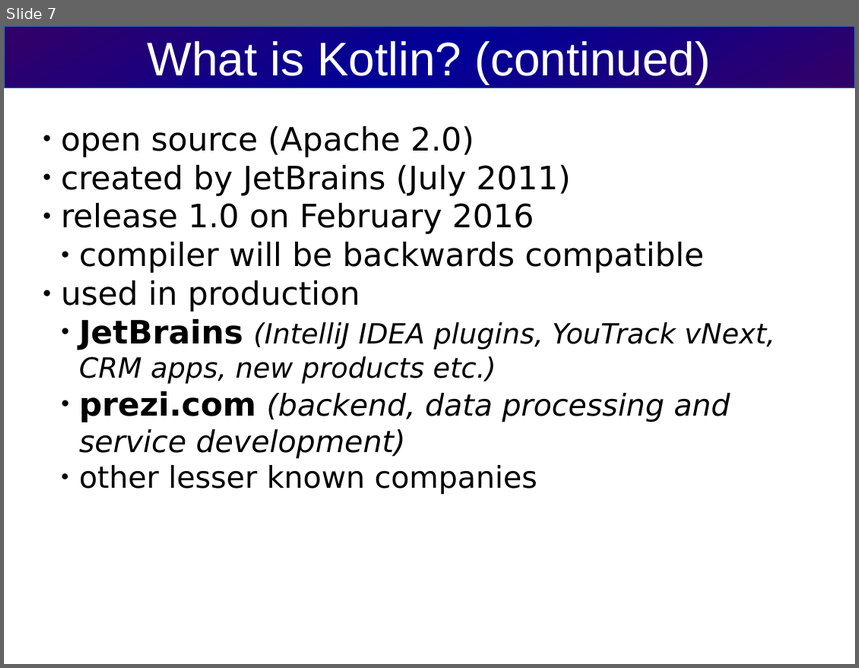
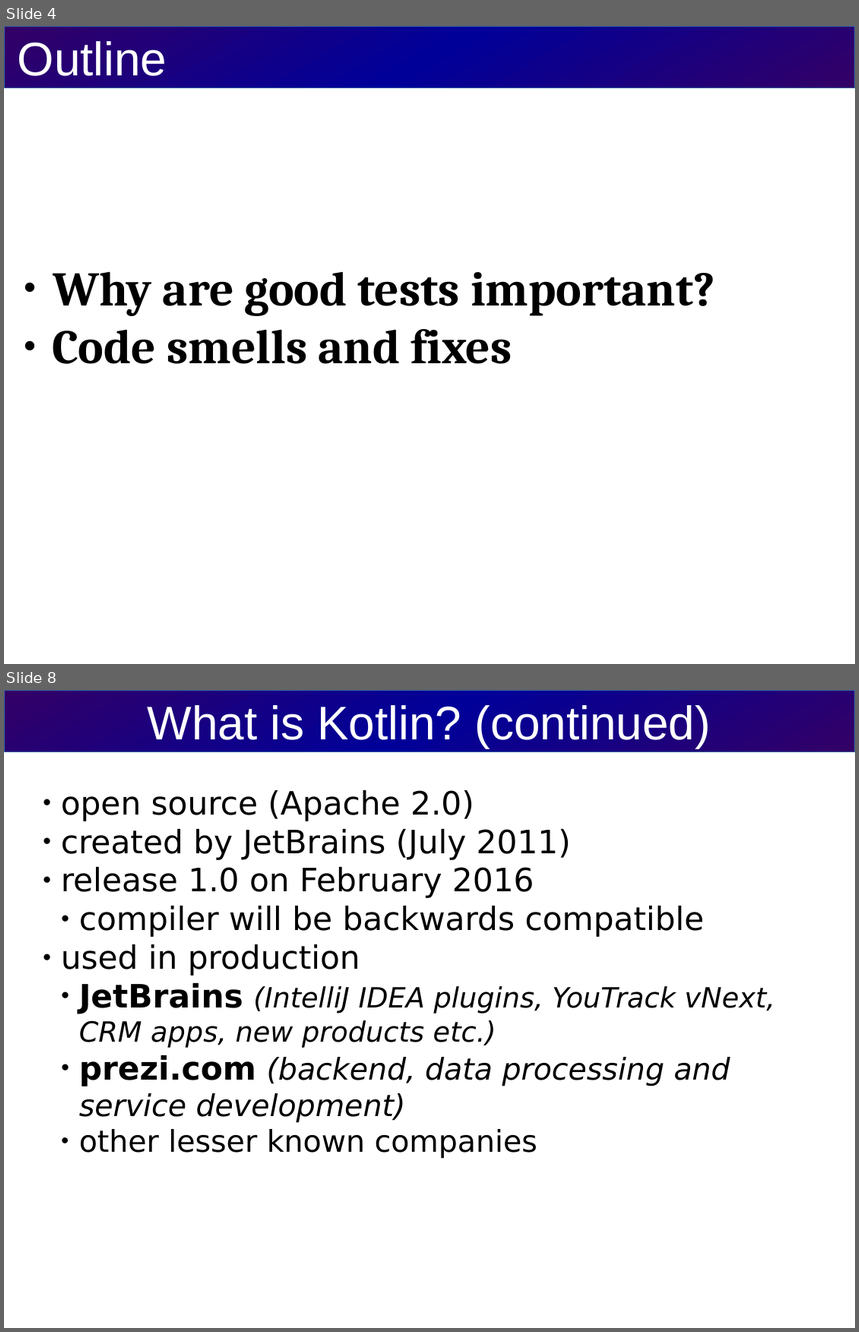
Before and after one commit to cvmocanu/clean-tests-presentation, a slide deck: src/clean-tests-presentation.odp. Shown one above the other, each under a label of ours: slide 7 before the commit, slides 4 and 8 after it; the slides between them are not shown. The pictures are 859x668 and 859x1332 pixels, drawn with LibreOffice and Linux fonts; fonts in the diff are those of the drawing. Boxes give left, top, right and bottom in pixels: in the first picture for what was removed or moved away, otherwise in the second. Text is boxed around its words. In the diff, an @@ line names an element or a change of style, - is before the commit and + after.

```diff
--- a/src/clean-tests-presentation.odp
+++ b/src/clean-tests-presentation.odp
@@ slide 4 added at <box>4,26,855,664</box>, background #FFFFFF @@
@@ title added at <box>4,26,855,88</box>, fill gradient #330066 to #000099, outline #3465A4 0.79 pt, 44 pt, text #FFFFFF @@
+Outline
@@ subtitle added at <box>52,271,715,364</box>, 45 pt, text #000000, bold @@
+● Why are good tests important?
+● Code smells and fixes
@@ what was slide 7 is now slide 8 @@
```
Also in this commit, not shown: 3 slides changed, 3 other slides added, 3 slides removed, 2 other files.
